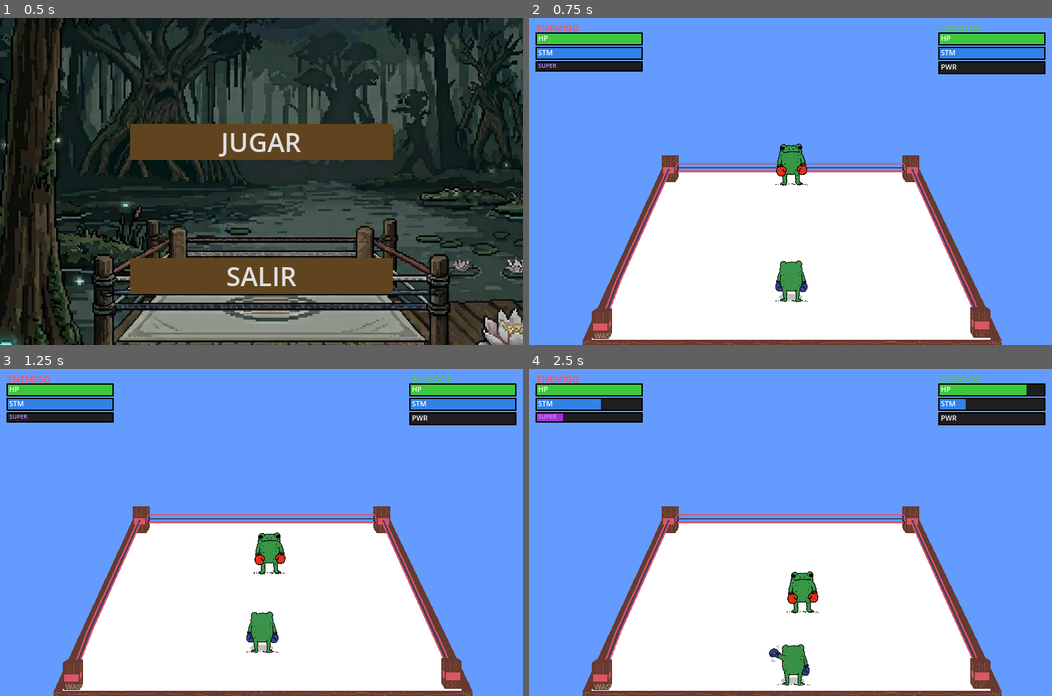
Above: before the commit, frames 1-4 (two rows, left to right).
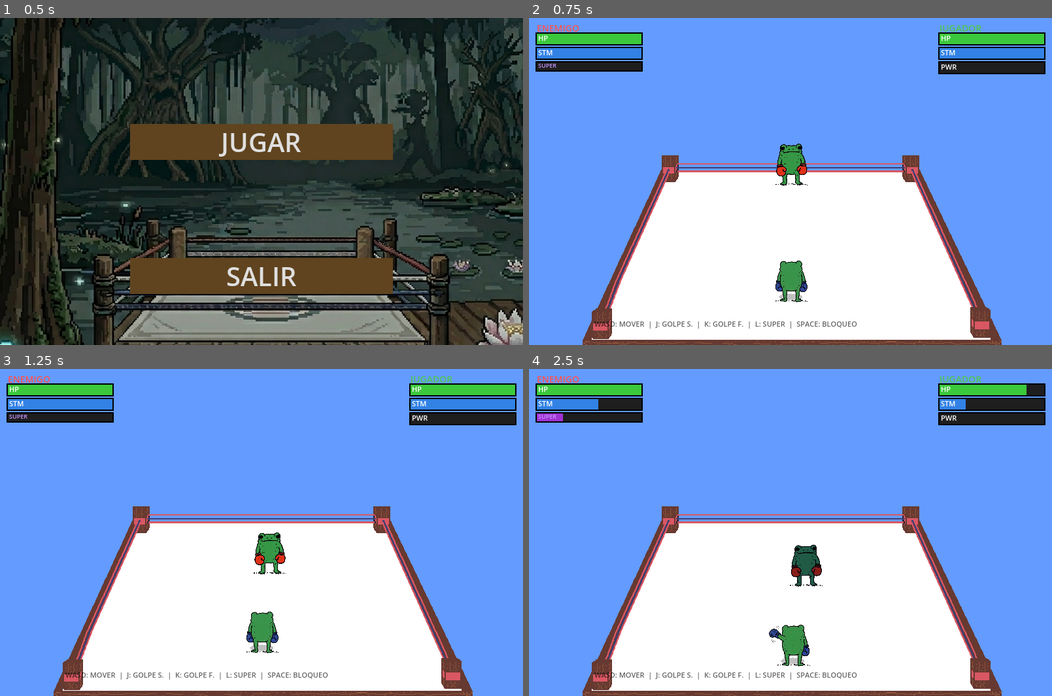
Above: after the commit, the same moments.

Repository: pperez227/GameJam_EA
Game: Godot game, scene res://scenes/Menu.tscn
The game is run twice, just before and just after one commit, with the same random seed, the same clock (stepped at 60 frames per second) and the same inputs. Sound files missing from this copy of the repository are replaced by a short silence.
Inputs:
- Up to frame 1 (0.5 s): no input
- Up to frame 2 (0.75 s): click "JUGAR" at 0.5 s
- Up to frame 3 (1.25 s): no input
- Up to frame 4 (2.5 s): tap Enter (restart) at 1.25 s; hold D (move_right) 1.28-2.03 s; hold Space (block) 1.28-2.03 s; hold S (move_down) from 2.03 s (still down); tap K (hard_attack) at 2.1 s

Frame 1 is identical in both runs. In frame 2, 0.4% of the frame differs, in the area x 12-63%, y 92-99%; in frame 3, 0.4%; in frame 4, 2.2%, in the area x 12-63%, y 9-99%.

Commit message:
feat: Add player, enemy, and HUD scripts, and import various audio and image assets.

Diff:
--- a/scripts/enemy.gd
+++ b/scripts/enemy.gd
@@ -17,10 +17,12 @@
 const NORMAL_ATTACK_STAMINA_COST: float = 0.15
 const SUPER_ATTACK_STAMINA_COST: float = 0.30
 
-const MIN_X: float = 140.0
-const MAX_X: float = 660.0
 const MIN_Y: float = 190.0
 const MAX_Y: float = 420.0
+const TOP_LEFT_X: float = 165.0
+const TOP_RIGHT_X: float = 635.0
+const BOT_LEFT_X: float = 50.0
+const BOT_RIGHT_X: float = 750.0
 
 # ── State ────────────────────────────────────────────────────────
 var hp: float = MAX_HP
@@ -267,8 +269,11 @@
 	_clamp_to_ring()
 
 func _clamp_to_ring() -> void:
-	position.x = clampf(position.x, MIN_X, MAX_X)
 	position.y = clampf(position.y, MIN_Y, MAX_Y)
+	var t: float = (position.y - MIN_Y) / (MAX_Y - MIN_Y)
+	var dyn_min_x: float = lerpf(TOP_LEFT_X, BOT_LEFT_X, t)
+	var dyn_max_x: float = lerpf(TOP_RIGHT_X, BOT_RIGHT_X, t)
+	position.x = clampf(position.x, dyn_min_x, dyn_max_x)
 
 func _handle_hit_flash(delta: float) -> void:
 	var base_color = Color(1, 1, 1)
--- a/scripts/hud.gd
+++ b/scripts/hud.gd
@@ -166,9 +166,9 @@
 func _build_hint() -> void:
 	hint_label = Label.new()
 	hint_label.text = "WASD: MOVER  |  J: GOLPE S.  |  K: GOLPE F.  |  L: SUPER  |  SPACE: BLOQUEO"
-	hint_label.position = Vector2(100, 478)
+	hint_label.position = Vector2(100, 460)
 	hint_label.add_theme_font_size_override("font_size", 11)
-	hint_label.add_theme_color_override("font_color", Color(1, 1, 1, 0.4))
+	hint_label.add_theme_color_override("font_color", Color(0, 0, 0, 0.6))
 	add_child(hint_label)
 
 func _build_miss_hud() -> void:
--- a/scripts/player.gd
+++ b/scripts/player.gd
@@ -15,10 +15,12 @@
 
 # ── Constants ────────────────────────────────────────────────────
 const SPEED: float = 200.0
-const MIN_X: float = 100.0
-const MAX_X: float = 700.0
-const MIN_Y: float = 200.0
-const MAX_Y: float = 450.0
+const MIN_Y: float = 190.0
+const MAX_Y: float = 420.0
+const TOP_LEFT_X: float = 165.0
+const TOP_RIGHT_X: float = 635.0
+const BOT_LEFT_X: float = 50.0
+const BOT_RIGHT_X: float = 750.0
 
 const MAX_HP: float = 100.0
 const STAMINA_REGEN: float = 0.12
@@ -262,8 +264,11 @@
 		current_speed *= 0.6
 
 	position += dir * current_speed * delta
-	position.x = clampf(position.x, MIN_X, MAX_X)
 	position.y = clampf(position.y, MIN_Y, MAX_Y)
+	var t: float = (position.y - MIN_Y) / (MAX_Y - MIN_Y)
+	var dyn_min_x: float = lerpf(TOP_LEFT_X, BOT_LEFT_X, t)
+	var dyn_max_x: float = lerpf(TOP_RIGHT_X, BOT_RIGHT_X, t)
+	position.x = clampf(position.x, dyn_min_x, dyn_max_x)
 
 func _handle_stamina(delta: float) -> void:
 	if not is_blocking and not is_block_broken:
Not shown, added: assets/audio/A.wav.import
Not shown, added: assets/audio/D.wav.import
Not shown, added: assets/audio/F.wav.import
Not shown, added: assets/audio/G.wav.import
Not shown, added: assets/audio/H.wav.import
Not shown, added: assets/audio/J.wav.import
Not shown, added: assets/audio/K.wav.import
Not shown, added: assets/audio/S.wav.import
Not shown, added: assets/audio/deadly strike.mp3.import
Not shown, added: assets/audio/punch.mp3.import
Not shown, added: assets/audio/whoosh_fuerte.mp3.import
Not shown, added: assets/audio/whoosh_suave.mp3.import
(and 2 more such lines)
